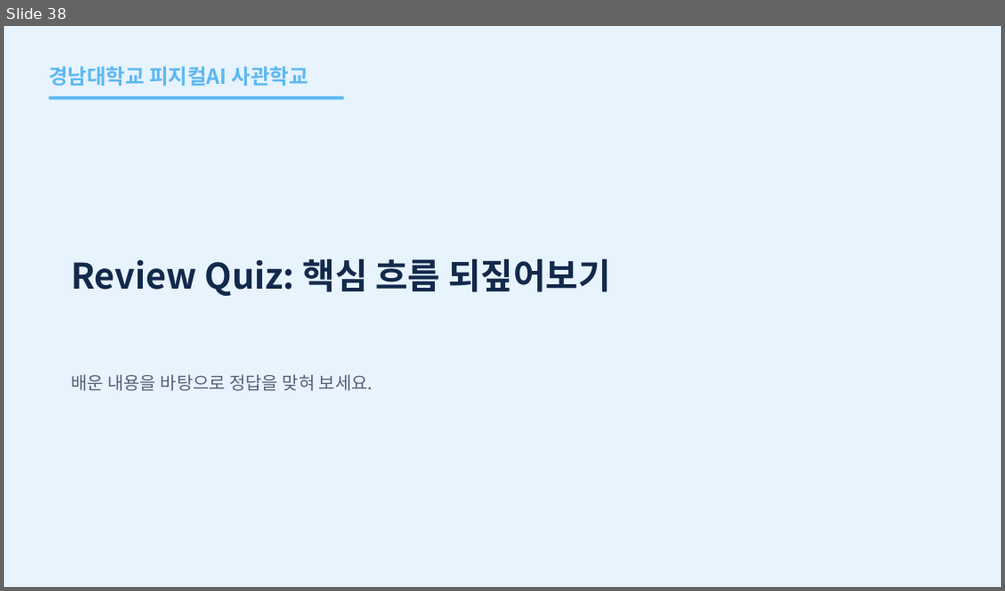
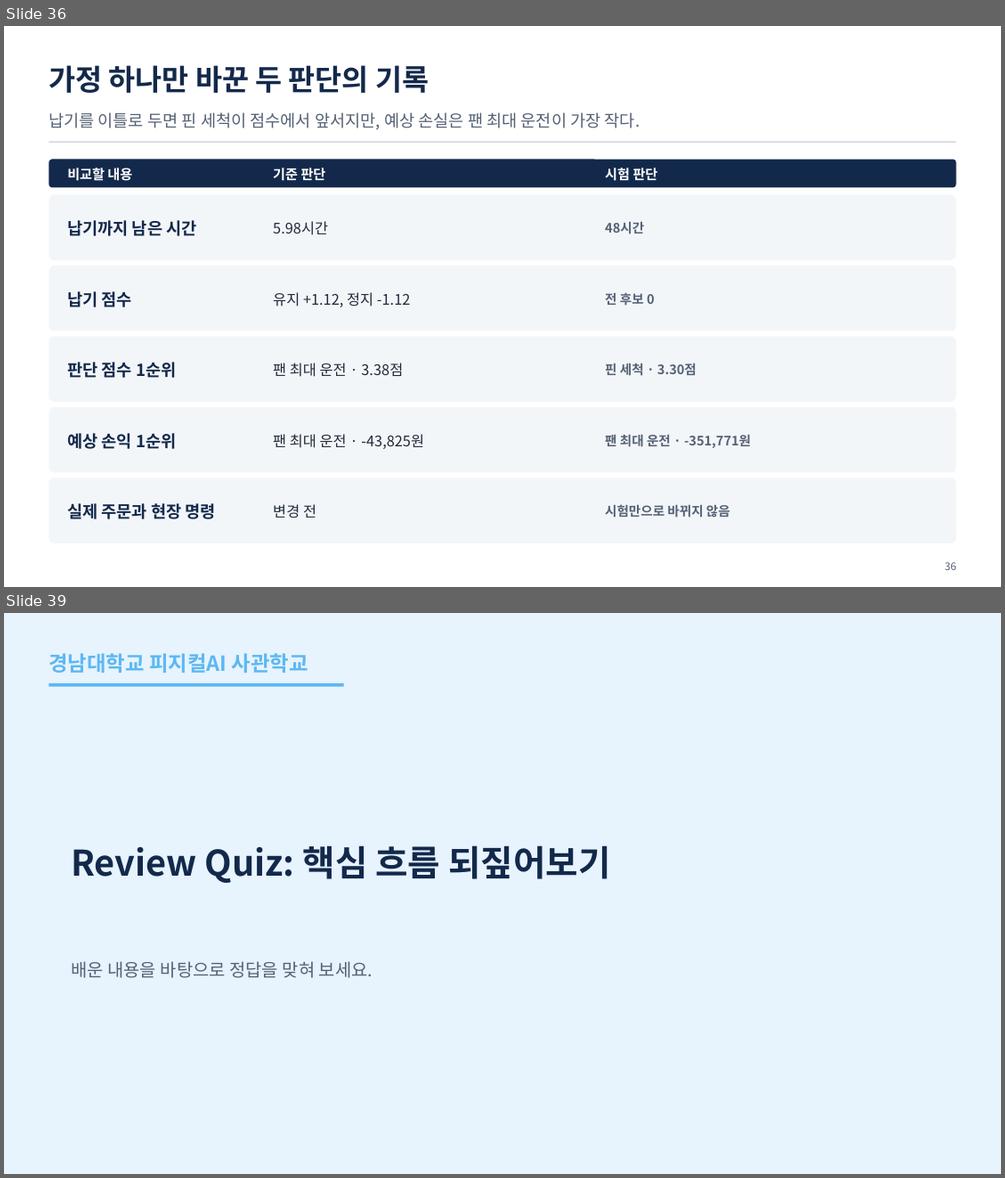
Before and after one commit to uengine-oss/hyd-iot-edu, a slide deck: workspace/강의제작/산출물/통합반/이론_오프라인/03회차/통합반_오프라인_03회차.pptx. Shown one above the other, each under a label of ours: slide 38 before the commit, slides 36 and 39 after it; the slides between them are not shown. The pictures are 1005x591 and 1005x1178 pixels, drawn with LibreOffice and Linux fonts; fonts in the diff are those of the drawing. Boxes give left, top, right and bottom in pixels: in the first picture for what was removed or moved away, otherwise in the second. Text is boxed around its words. In the diff, an @@ line names an element or a change of style, - is before the commit and + after.

Commit message:
통합반 3회차 현장 24~38장 성과 비교와 복습 화면과 발표자 노트를 교재 원본에 맞춘다

```diff
--- a/workspace/강의제작/산출물/통합반/이론_오프라인/03회차/통합반_오프라인_03회차.pptx
+++ b/workspace/강의제작/산출물/통합반/이론_오프라인/03회차/통합반_오프라인_03회차.pptx
@@ slide 36 added at (4, 26, 1001, 587), background #FFFFFF @@
@@ text added at (48, 65, 429, 93), 28 pt, text #13294B, bold @@
+가정 하나만 바꾼 두 판단의 기록
@@ text added at (48, 112, 640, 130), 16 pt, text #556175 @@
+납기를 이틀로 두면 핀 세척이 점수에서 앞서지만, 예상 손실은 팬 최대 운전이 가장 작다.
@@ rectangle added at (48, 141, 956, 143), fill #D3D9E1 @@
@@ rounded rectangle added at (48, 160, 956, 187), fill #13294B @@
@@ text added at (67, 168, 132, 181), 13 pt, text #FFFFFF, bold @@
+비교할 내용
@@ text added at (273, 168, 326, 181), 13 pt, text #FFFFFF, bold @@
+기준 판단
@@ text added at (605, 168, 658, 181), 13 pt, text #FFFFFF, bold @@
+시험 판단
@@ rounded rectangle added at (48, 194, 956, 260), fill #F3F6F9 @@
@@ text added at (67, 220, 196, 236), 16 pt, text #13294B, bold @@
+납기까지 남은 시간
@@ text added at (273, 221, 328, 235), 14 pt, text #1F2A3A @@
+5.98시간
@@ text added at (605, 222, 644, 234), 12.5 pt, text #556175, bold @@
+48시간
@@ rounded rectangle added at (48, 265, 956, 331), fill #F3F6F9 @@
@@ text added at (67, 291, 132, 307), 16 pt, text #13294B, bold @@
+납기 점수
@@ text added at (273, 292, 410, 307), 14 pt, text #1F2A3A @@
+유지 +1.12, 정지 -1.12
@@ text added at (605, 293, 655, 305), 12.5 pt, text #556175, bold @@
+전 후보 0
@@ rounded rectangle added at (48, 337, 956, 402), fill #F3F6F9 @@
@@ text added at (67, 362, 176, 378), 16 pt, text #13294B, bold @@
+판단 점수 1순위
@@ text added at (273, 362, 403, 377), 14 pt, text #1F2A3A @@
+팬 최대 운전 · 3.38점
@@ text added at (605, 363, 696, 376), 12.5 pt, text #556175, bold @@
+핀 세척 · 3.30점
@@ rounded rectangle added at (48, 407, 956, 473), fill #F3F6F9 @@
@@ text added at (67, 433, 176, 449), 16 pt, text #13294B, bold @@
+예상 손익 1순위
@@ text added at (273, 434, 424, 449), 14 pt, text #1F2A3A @@
+팬 최대 운전 · -43,825원
@@ text added at (605, 435, 751, 448), 12.5 pt, text #556175, bold @@
+팬 최대 운전 · -351,771원
@@ rounded rectangle added at (48, 477, 956, 543), fill #F3F6F9 @@
@@ text added at (67, 503, 216, 519), 16 pt, text #13294B, bold @@
+실제 주문과 현장 명령
@@ text added at (273, 504, 316, 518), 14 pt, text #1F2A3A @@
+변경 전
@@ text added at (605, 504, 730, 517), 12.5 pt, text #556175, bold @@
+시험만으로 바뀌지 않음
@@ text added at (945, 562, 956, 570), 10 pt, text #556175 @@
+36
@@ what was slide 38 is now slide 39 @@
```
Also in this commit, not shown: 14 slides changed, 9 other files.
